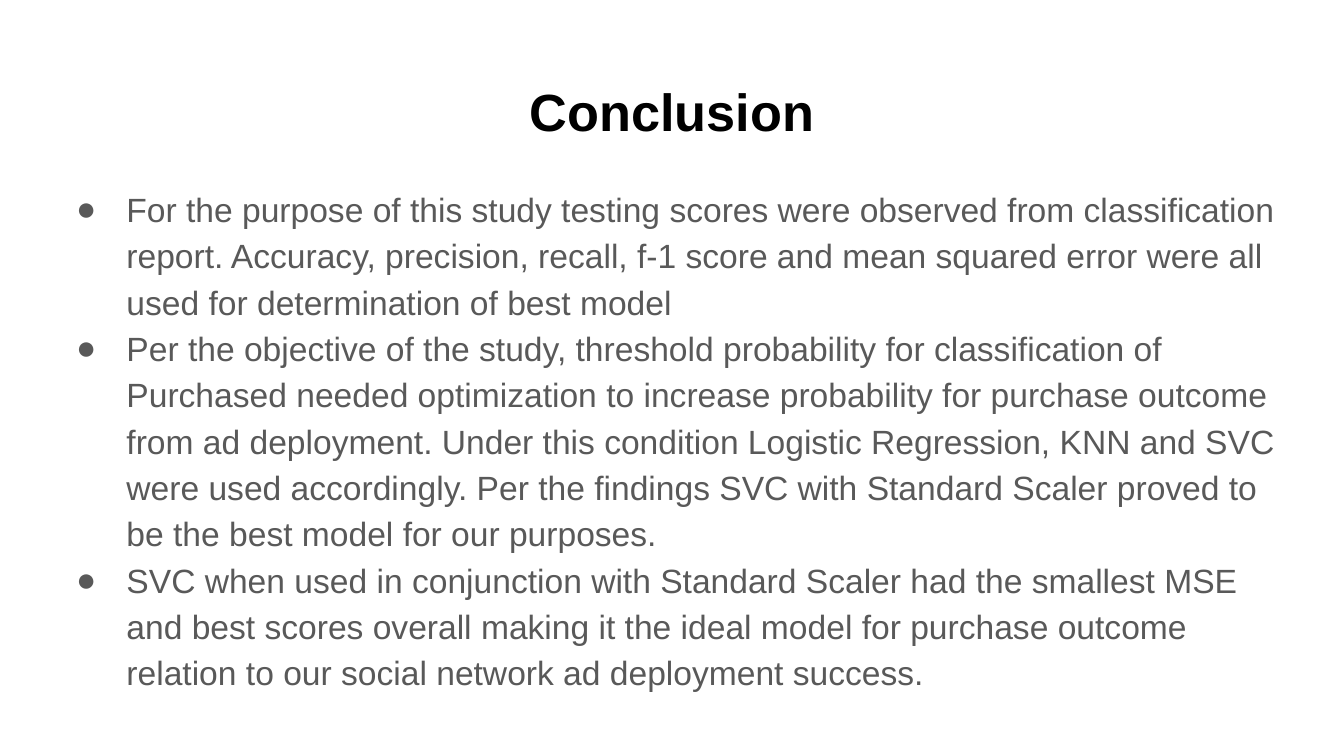
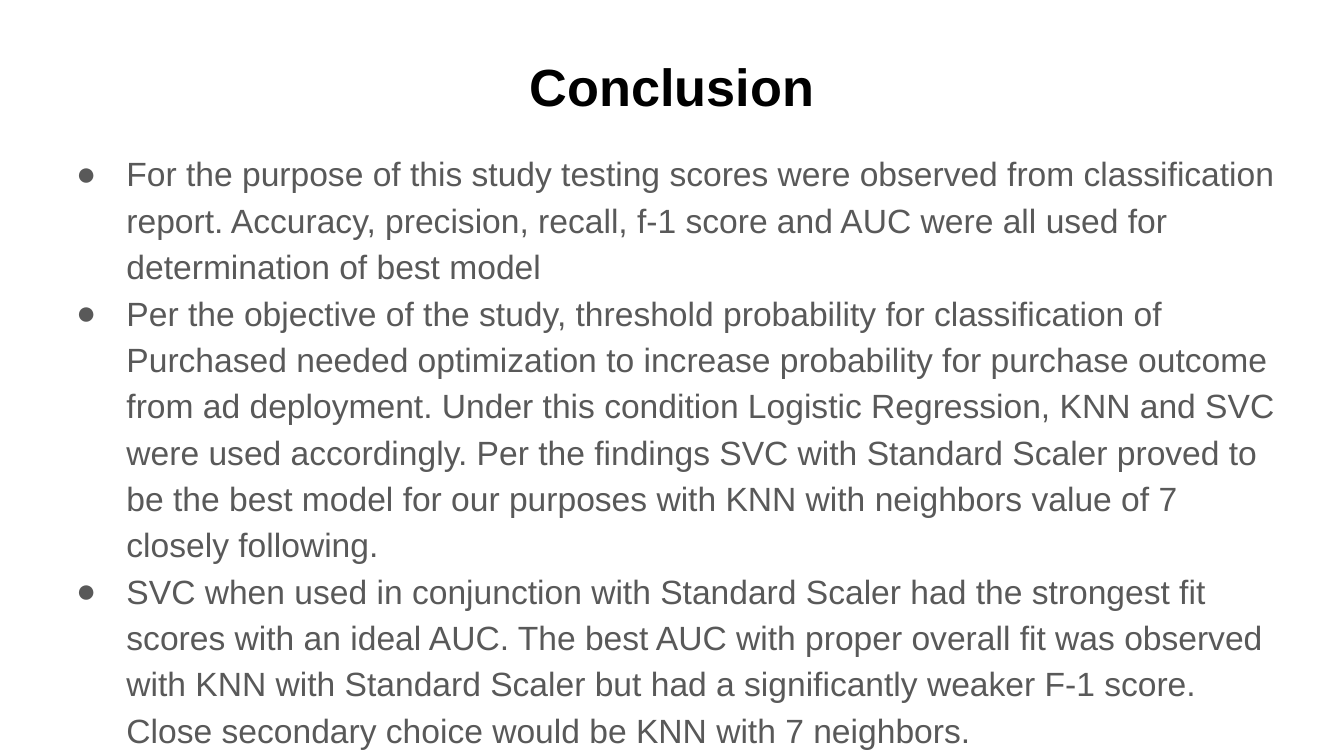
Before and after one commit to TimusLetap/Social-Network-Ads, a slide deck: slide 10 of Capstone Project Presentation.pptx. Drawn at 1344x756 pixels with LibreOffice and Linux fonts; fonts in the diff are those of the drawing. Boxes give left, top, right and bottom in pixels: in the first picture for what was removed or moved away, otherwise in the second. Text is boxed around its words. In the diff, an @@ line names an element or a change of style, - is before the commit and + after.

```diff
--- a/Capstone Project Presentation.pptx
+++ b/Capstone Project Presentation.pptx
@@ title "Conclusion" moved from (x1=530, y1=93, x2=814, y2=132) to (x1=530, y1=68, x2=814, y2=107) @@
@@ text at (x1=126, y1=161, x2=1274, y2=697): text changed @@
-● For the purpose of this study testing scores were observed from classification report. Accuracy, precision, recall, f-1 score and mean squared error were all used for determination of best model
-● Per the objective of the study, threshold probability for classification of Purchased needed optimization to increase probability for purchase outcome from ad deployment. Under this condition Logistic Regression, KNN and SVC were used accordingly. Per the findings SVC with Standard Scaler proved to be the best model for our purposes.
-● SVC when used in conjunction with Standard Scaler had the smallest MSE and best scores overall making it the ideal model for purchase outcome relation to our social network ad deployment success.
+● For the purpose of this study testing scores were observed from classification report. Accuracy, precision, recall, f-1 score and AUC were all used for determination of best model
+● Per the objective of the study, threshold probability for classification of Purchased needed optimization to increase probability for purchase outcome from ad deployment. Under this condition Logistic Regression, KNN and SVC were used accordingly. Per the findings SVC with Standard Scaler proved to be the best model for our purposes with KNN with neighbors value of 7 closely following.
+● SVC when used in conjunction with Standard Scaler had the strongest fit scores with an ideal AUC. The best AUC with proper overall fit was observed with KNN with Standard Scaler but had a significantly weaker F-1 score. Close secondary choice would be KNN with 7 neighbors.
```
Also in this commit, not shown: 2 other slides changed, 2 other files.
